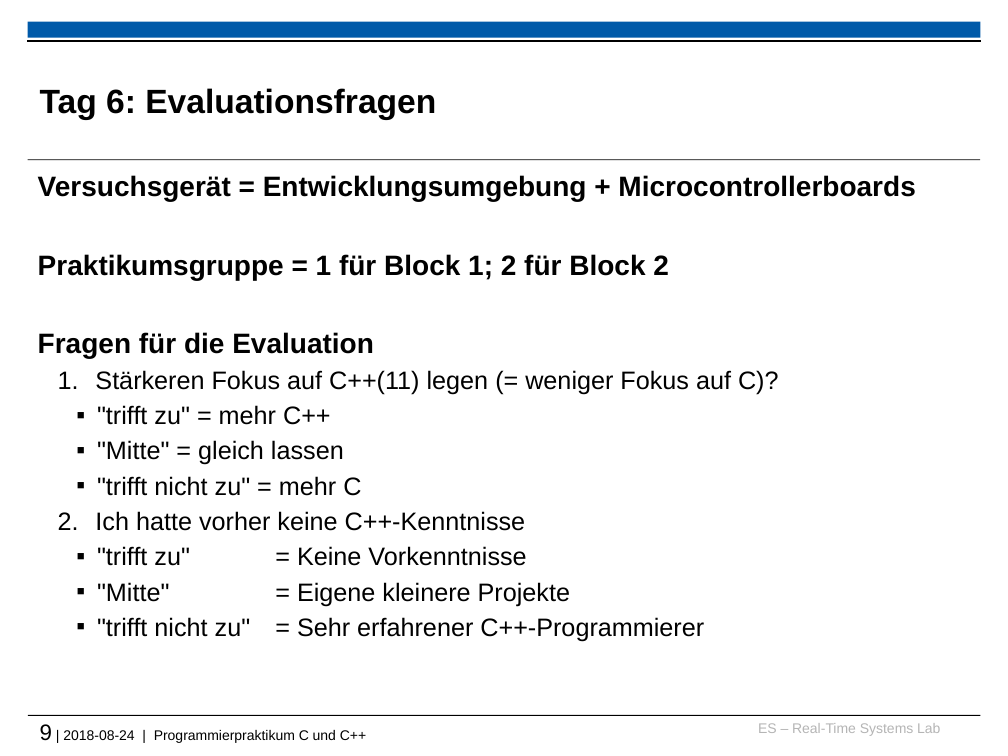
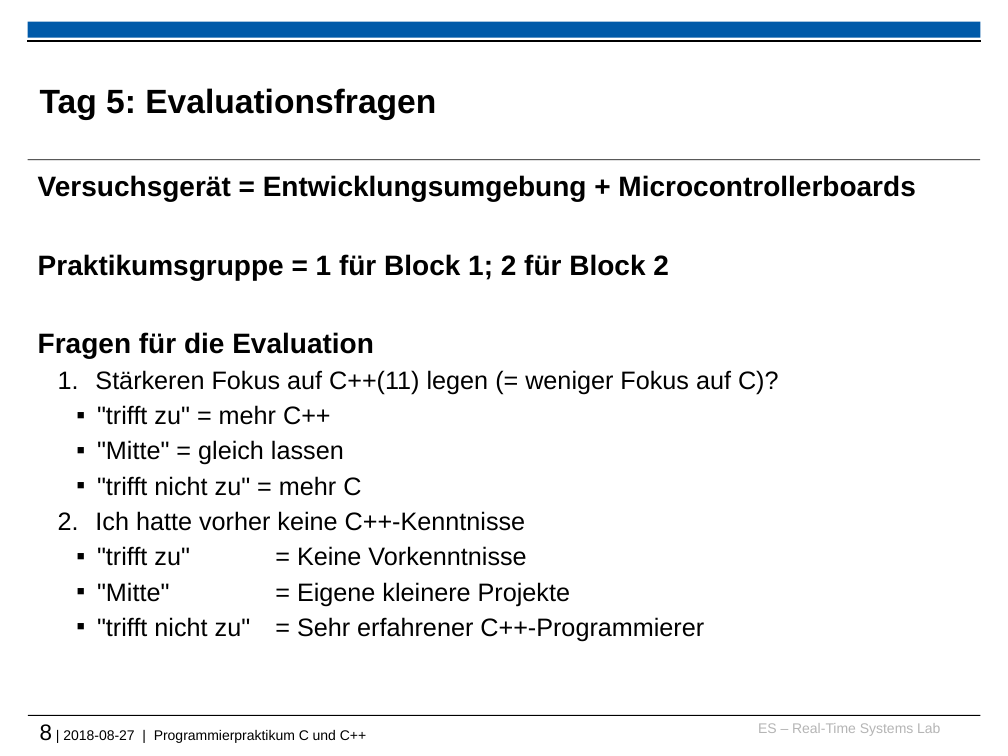
Before and after one commit to Gafielt/tud-cppp, a slide deck: slide 8 of 2018/recap_and_warmup_slides.pptx (slide 9 before the commit). Drawn at 1008x756 pixels with LibreOffice and Linux fonts; fonts in the diff are those of the drawing; background and template pictures are left out. Boxes give left, top, right and bottom in pixels: in the first picture for what was removed or moved away, otherwise in the second. Text is boxed around its words. In the diff, an @@ line names an element or a change of style, - is before the commit and + after.

```diff
--- a/2018/recap_and_warmup_slides.pptx
+++ b/2018/recap_and_warmup_slides.pptx
@@ title at (40, 88, 436, 120): text changed @@
-Tag 6: Evaluationsfragen
+Tag 5: Evaluationsfragen
@@ text at (40, 724, 366, 743): text changed @@
-9 | 2018-08-24 | Programmierpraktikum C und C++
+8 | 2018-08-27 | Programmierpraktikum C und C++
```
Also in this commit, not shown: 2 other slides changed, 1 slide removed.
